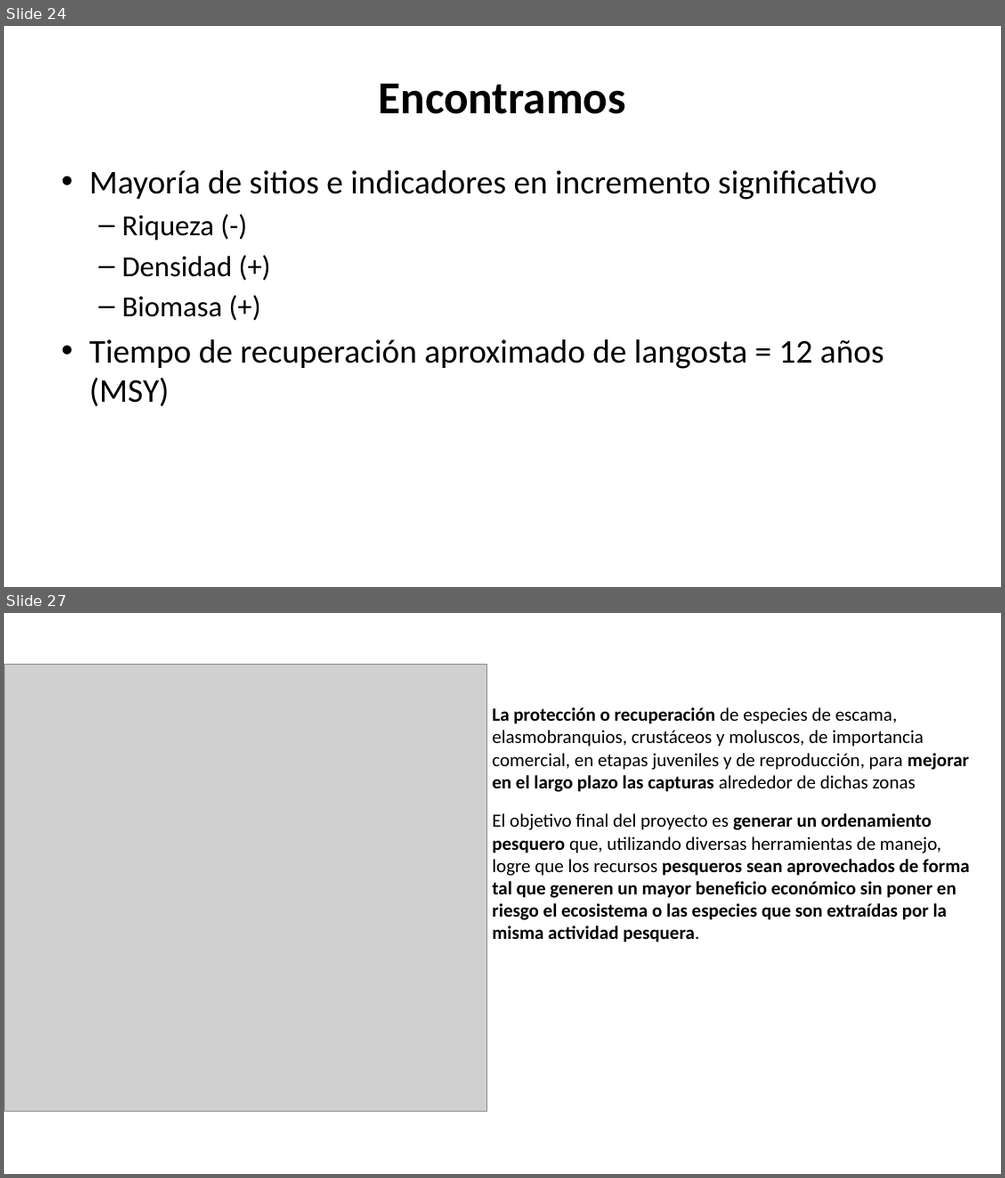
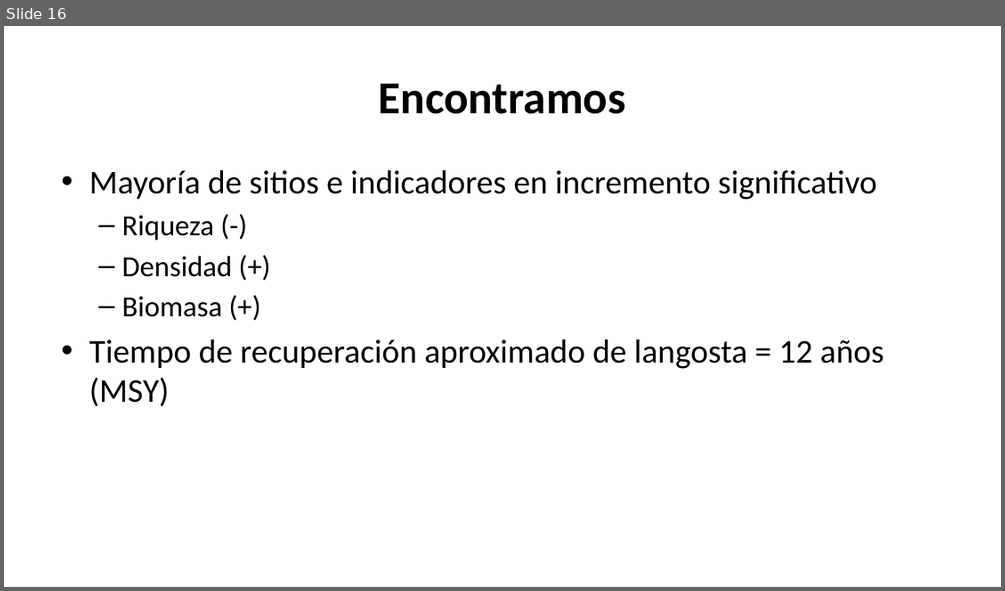
Before and after one commit to turfeffect/Docs, a slide deck: Presentations/Workshop in Mexico/Mexico Workshop.pptx. Shown one above the other, each under a label of ours: slides 24 and 27 before the commit, slide 16 after it; the slides between them are not shown. The pictures are 1005x1178 and 1005x591 pixels, drawn with LibreOffice and Linux fonts; fonts in the diff are those of the drawing; grey boxes stand for pictures. Boxes give left, top, right and bottom in pixels: in the first picture for what was removed or moved away, otherwise in the second. Text is boxed around its words. In the diff, an @@ line names an element or a change of style, - is before the commit and + after.

```diff
--- a/Presentations/Workshop in Mexico/Mexico Workshop.pptx
+++ b/Presentations/Workshop in Mexico/Mexico Workshop.pptx
@@ slide 27 removed at (4, 613, 1001, 1174), background #FFFFFF @@
@@ picture removed at (4, 664, 487, 1111) @@
@@ text removed at (492, 707, 969, 792) @@
-La protección o recuperación de especies de escama, elasmobranquios, crustáceos y moluscos, de importancia comercial, en etapas juveniles y de reproducción, para mejorar en el largo plazo las capturas alrededor de dichas zonas
@@ text removed at (492, 813, 970, 942) @@
-El objetivo final del proyecto es generar un ordenamiento pesquero que, utilizando diversas herramientas de manejo, logre que los recursos pesqueros sean aprovechados de forma tal que generen un mayor beneficio económico sin poner en riesgo el ecosistema o las especies que son extraídas por la misma actividad pesquera.
@@ what was slide 24 is now slide 16 @@
```
Also in this commit, not shown: 5 slides changed, 8 other slides removed, 31 other files.
